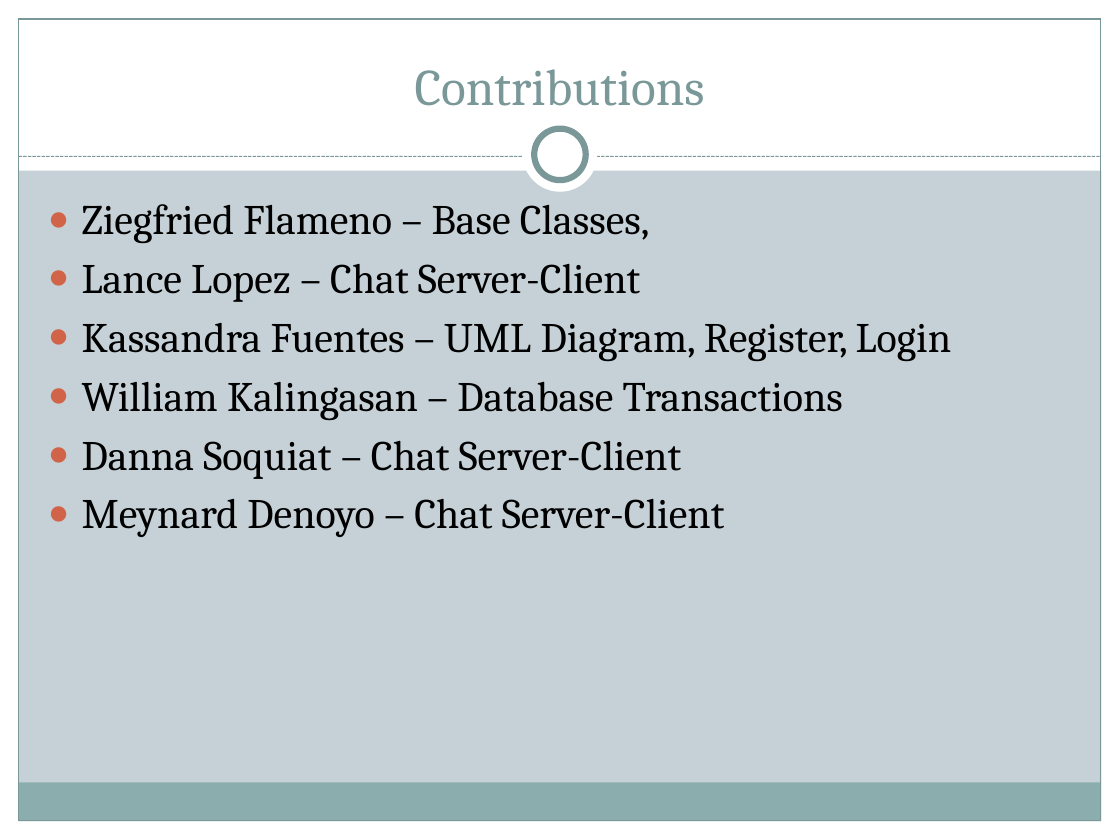
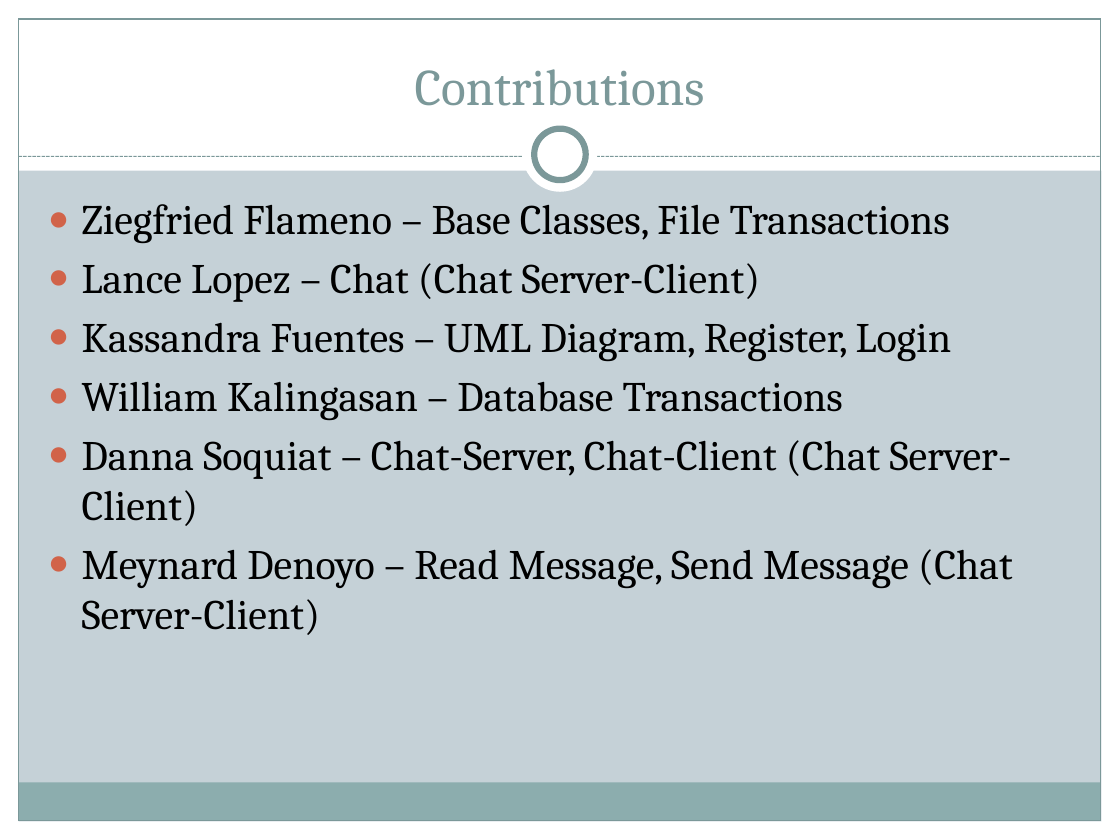
Before and after one commit to MNLBC/Group2Projects, a slide deck: slide 2 of 7. Group Project/W2D5_Project/PPT/Project Presentation.pptx. Drawn at 1120x840 pixels with LibreOffice and Linux fonts; fonts in the diff are those of the drawing. Boxes give left, top, right and bottom in pixels: in the first picture for what was removed or moved away, otherwise in the second. Text is boxed around its words. In the diff, an @@ line names an element or a change of style, - is before the commit and + after.

Commit message:
edit ppt

```diff
--- a/7. Group Project/W2D5_Project/PPT/Project Presentation.pptx
+++ b/7. Group Project/W2D5_Project/PPT/Project Presentation.pptx
@@ text at <box>82,204,950,302</box>: text changed @@
-● Ziegfried Flameno – Base Classes,
-● Lance Lopez – Chat Server-Client
+● Ziegfried Flameno – Base Classes, File Transactions
+● Lance Lopez – Chat (Chat Server-Client)
@@ text at <box>82,440,1013,635</box>: text changed @@
-● Danna Soquiat – Chat Server-Client
-● Meynard Denoyo – Chat Server-Client
+● Danna Soquiat – Chat-Server, Chat-Client (Chat Server-Client)
+● Meynard Denoyo – Read Message, Send Message (Chat Server-Client)
```
Also in this commit, not shown: 2 other slides changed.
